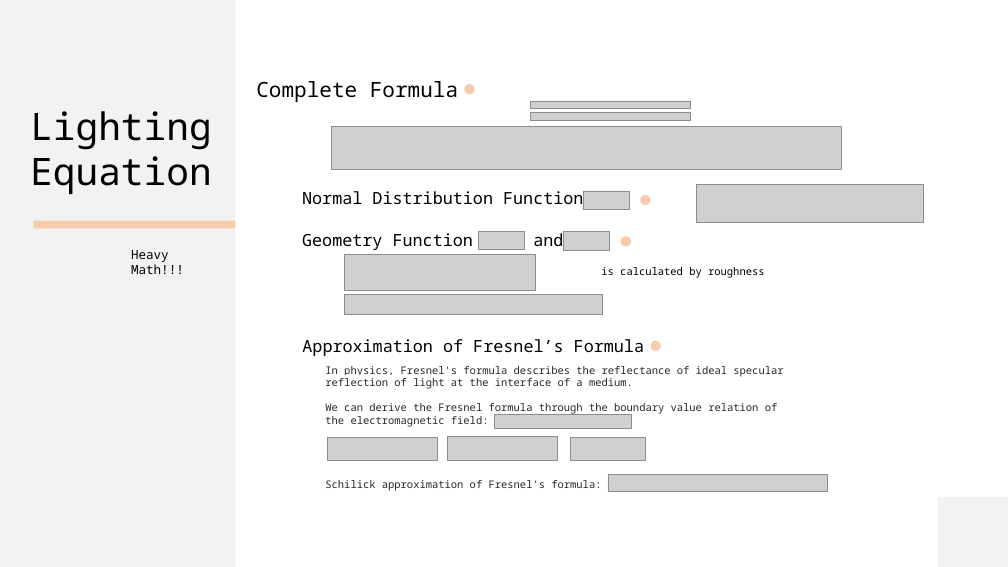
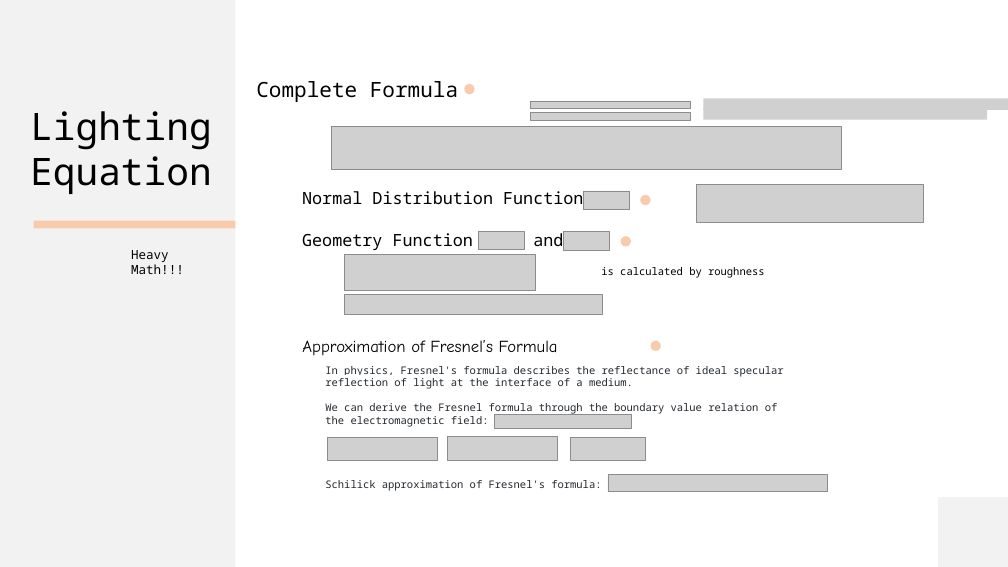
Before and after one commit to LJFYC007/Cosmos, a slide deck: slide 6 of Real-time rendering.pptx. Drawn at 1008x567 pixels with LibreOffice and Linux fonts; fonts in the diff are those of the drawing; grey boxes stand for pictures; background and template pictures are left out. Boxes give left, top, right and bottom in pixels: in the first picture for what was removed or moved away, otherwise in the second. Text is boxed around its words. In the diff, an @@ line names an element or a change of style, - is before the commit and + after.

```diff
--- a/Real-time rendering.pptx
+++ b/Real-time rendering.pptx
@@ picture added at (703, 98, 1008, 110) @@
@@ picture added at (703, 108, 988, 119) @@
@@ text "Approximation of Fresnel’s Formula" at (302, 340, 558, 355): font Noto Sans Mono to Comic Neue @@
```
Also in this commit, not shown: 5 other slides changed, 3 slides added.
